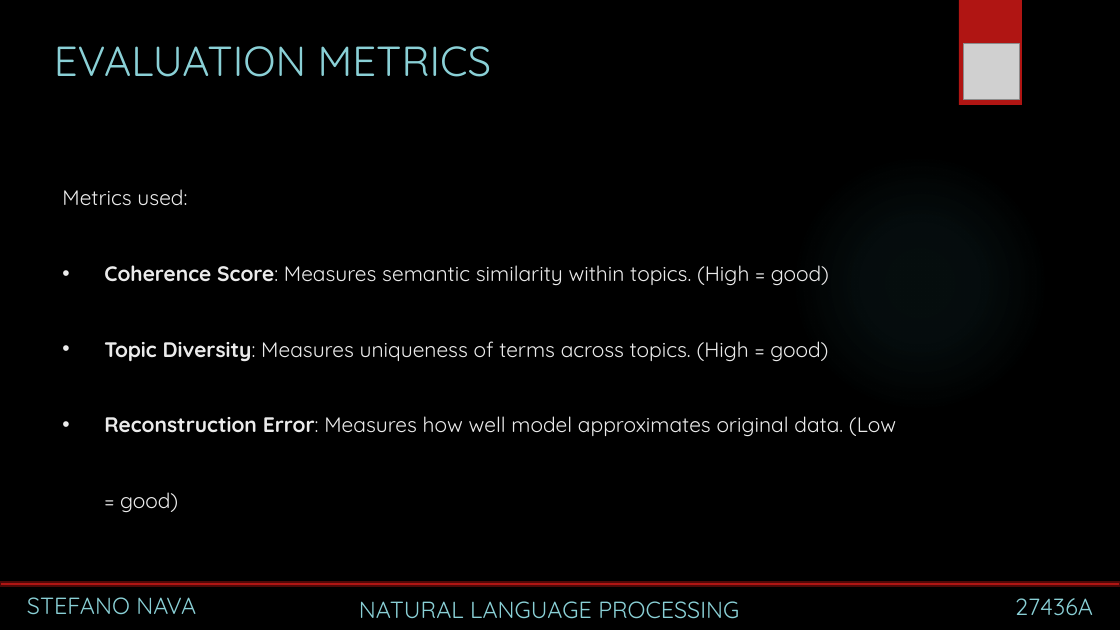
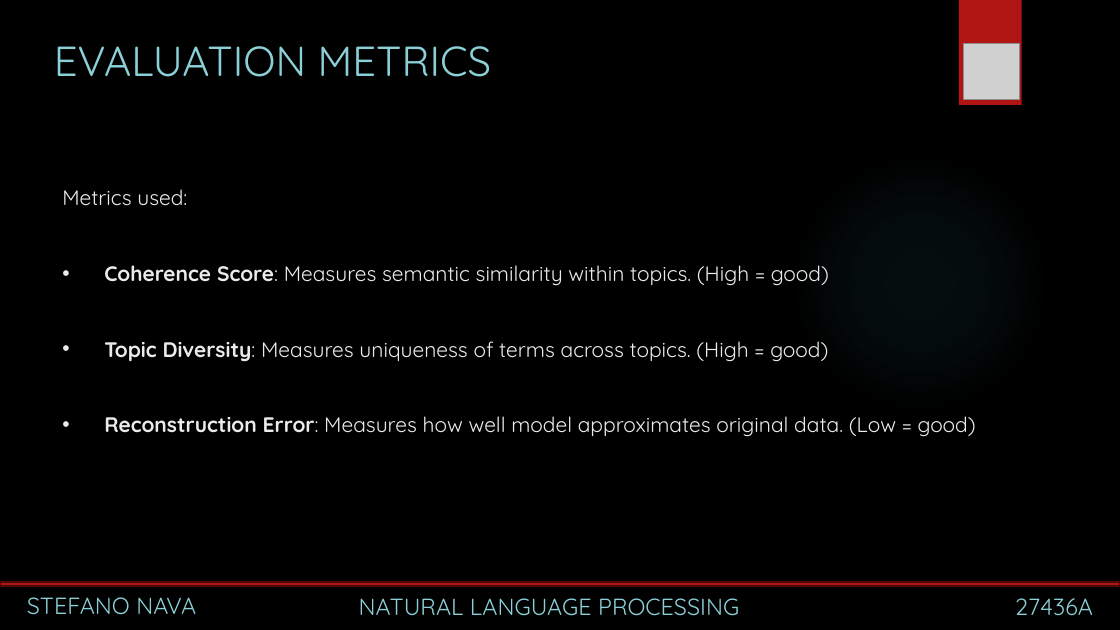
Before and after one commit to MestoloPomello/nlp-write-me, a slide deck: slide 7 of NLP_Write_Me_Presentation.pptx. Drawn at 1120x630 pixels with LibreOffice and Linux fonts; fonts in the diff are those of the drawing; grey boxes stand for pictures; background and template pictures are left out. Boxes give left, top, right and bottom in pixels: in the first picture for what was removed or moved away, otherwise in the second. Text is boxed around its words. In the diff, an @@ line names an element or a change of style, - is before the commit and + after.

```diff
--- a/NLP_Write_Me_Presentation.pptx
+++ b/NLP_Write_Me_Presentation.pptx
@@ text "Metrics used:" rewrapped from bbox=[62, 189, 896, 512] to bbox=[62, 189, 976, 436] @@
@@ ellipse at bbox=[791, 154, 1049, 413]: shadow on @@
@@ text "NATURAL LANGUAGE PROCESSING" at bbox=[359, 598, 739, 616]: line spacing 1 to 0.9 @@
```
Also in this commit, not shown: 9 other slides changed, 2 other files.
